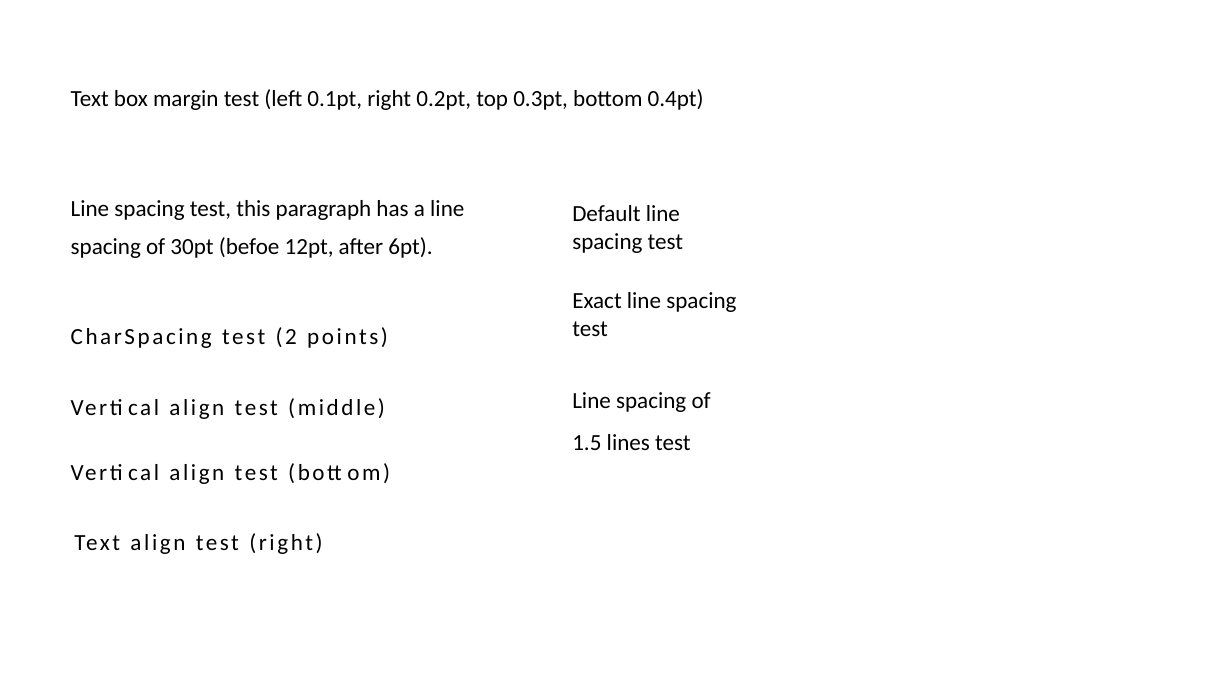
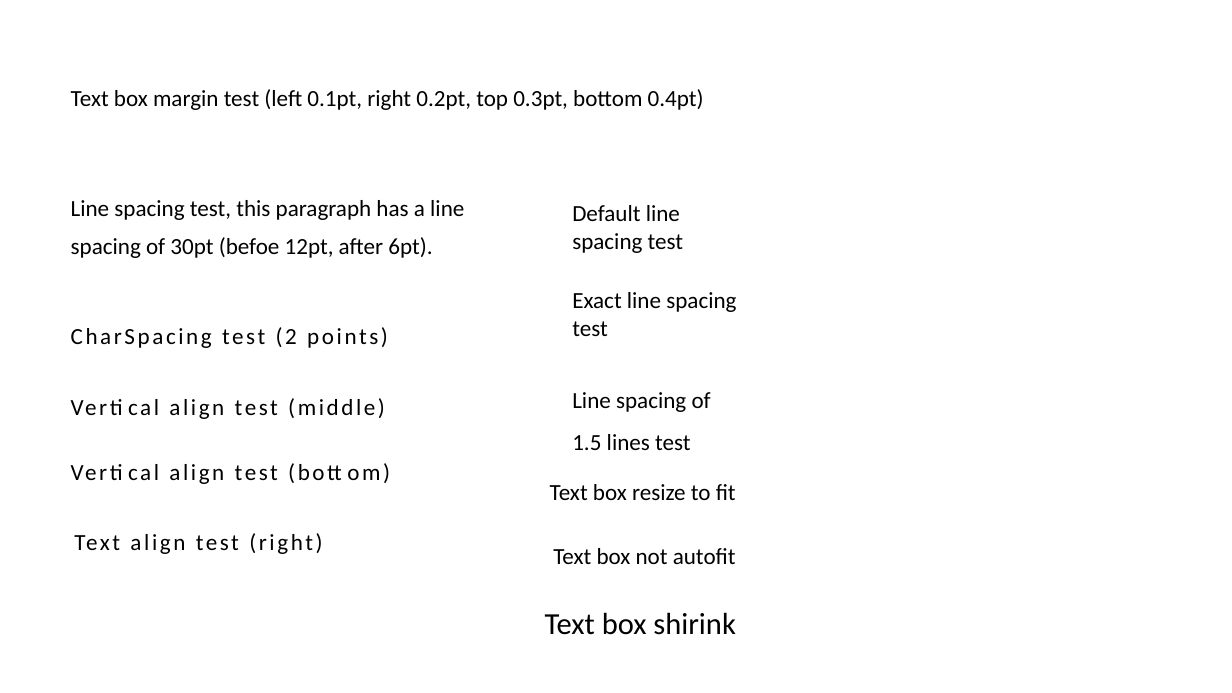
Before and after one commit to wisetwo/pptx-code-helper, a slide deck: slide 2 of src/PptxCodeHelper.pptm. Drawn at 1232x693 pixels with LibreOffice and Linux fonts; fonts in the diff are those of the drawing. Boxes give left, top, right and bottom in pixels: in the first picture for what was removed or moved away, otherwise in the second. Text is boxed around its words. In the diff, an @@ line names an element or a change of style, - is before the commit and + after.

Commit message:
feat: add textbox fit:shrink/resize/none sample

```diff
--- a/src/PptxCodeHelper.pptm
+++ b/src/PptxCodeHelper.pptm
@@ text added at <box>550,484,736,500</box>, 18 pt, text #000000 @@
+Text box resize to fit
@@ text added at <box>553,548,736,564</box>, 18 pt, text #000000 @@
+Text box not autofit
@@ text added at <box>545,612,736,635</box>, 23.8 pt, text #000000 @@
+Text box shirink
```
